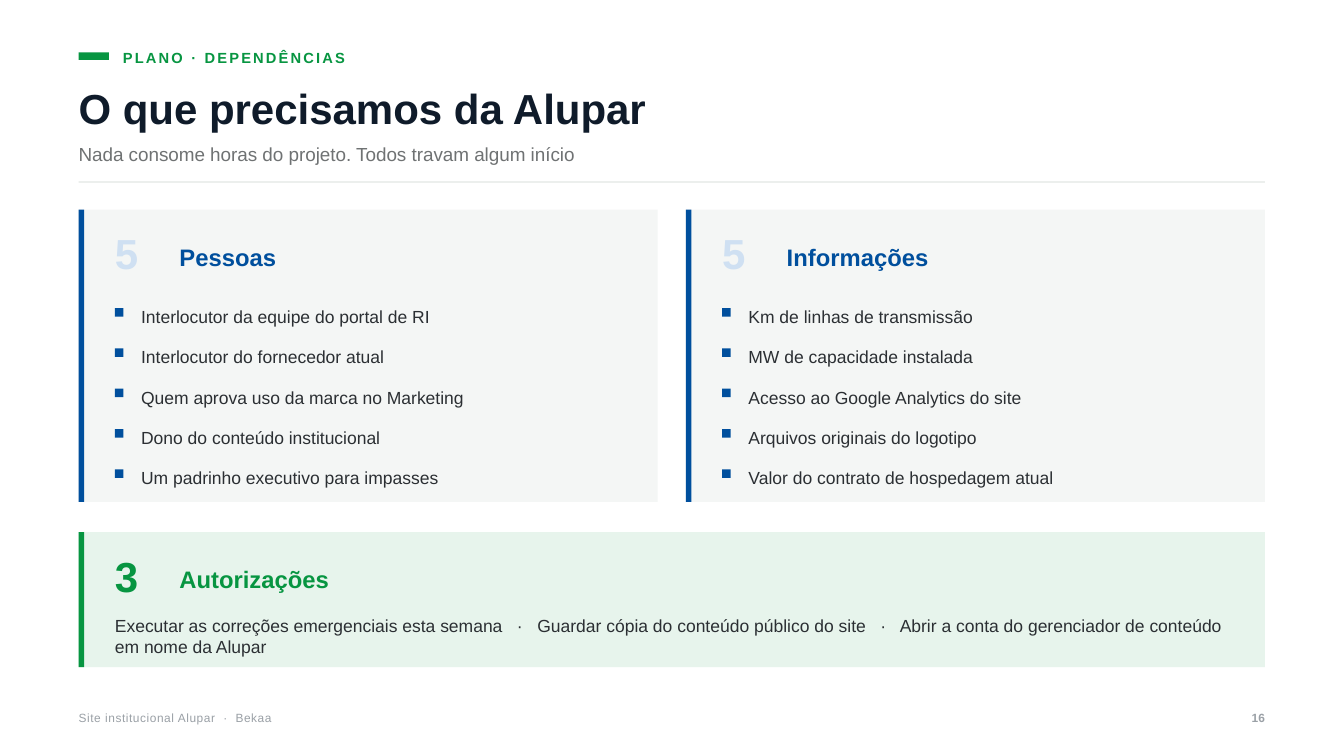
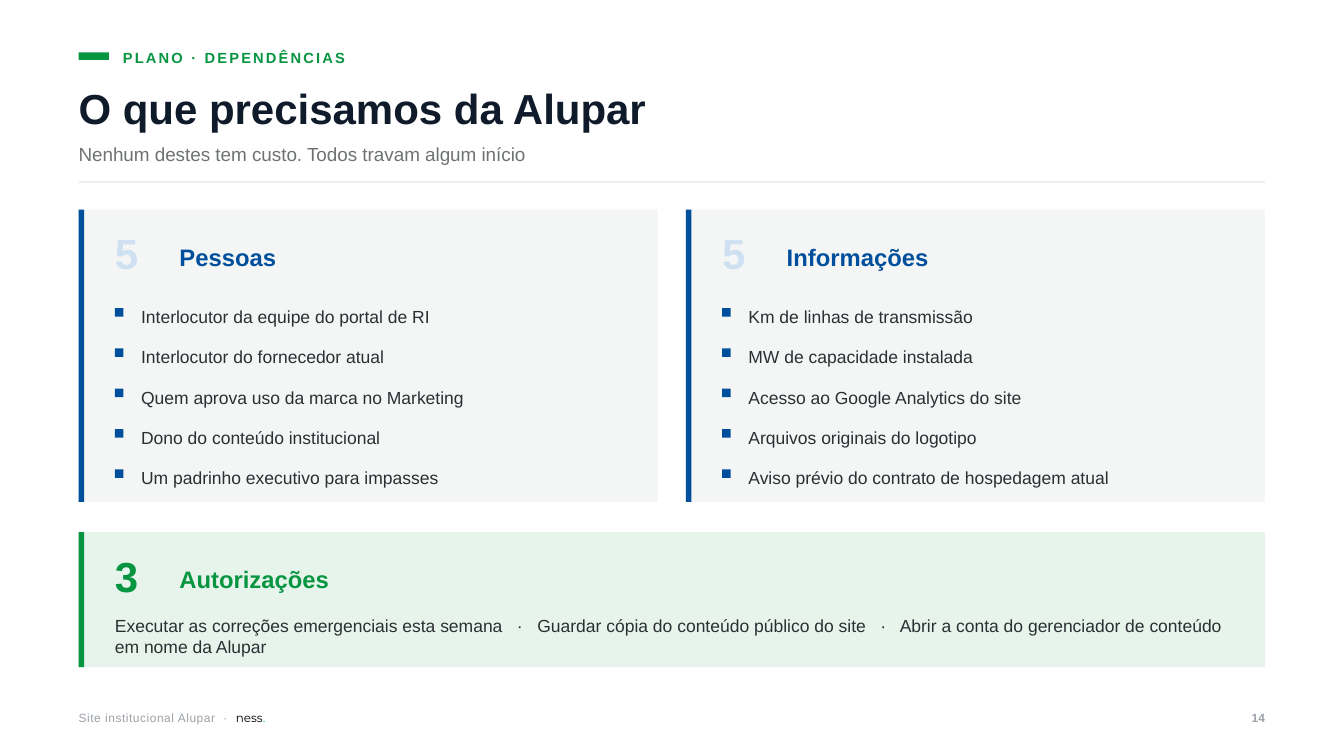
Before and after one commit to nessenergy/sitealupar, a slide deck: slide 15 of apresentacao/apresentacao-alupar.pptx (slide 17 before the commit). Drawn at 1344x756 pixels with LibreOffice and Linux fonts; fonts in the diff are those of the drawing. Boxes give left, top, right and bottom in pixels: in the first picture for what was removed or moved away, otherwise in the second. Text is boxed around its words. In the diff, an @@ line names an element or a change of style, - is before the commit and + after.

Commit message:
docs: proposta em mensalidade, só o institucional, em nome da ness.
A Alupar não tem verba de projeto e já paga R$ 1.500/mês à MZ só pelo
institucional. A proposta passa a ser essa mesma mensalidade, sem
entrada, por 48 meses, com a implantação amortizada dentro dela (D15).

- Apresentação: saem o slide de equipe, os nomes nas responsabilidades e
  as horas por frente; a parte de proposta vira resumo, cobertura,
  comparação com hoje e condições. A autoria passa a ser só da ness.
- rs, pdi e ma ficam fora: seguem hospedados pela ness. e entram depois
  por acréscimo na mensalidade.
- Dossiê, decisões e pendências atualizados: o valor da MZ sai da lista
  de pendências e entra o aviso prévio do contrato.

```diff
--- a/apresentacao/apresentacao-alupar.pptx
+++ b/apresentacao/apresentacao-alupar.pptx
@@ text at box(79, 147, 526, 165): text changed @@
-Nada consome horas do projeto. Todos travam algum início
+Nenhum destes tem custo. Todos travam algum início
@@ text at box(748, 471, 1109, 488): text changed @@
-Valor do contrato de hospedagem atual
+Aviso prévio do contrato de hospedagem atual
@@ text at box(79, 713, 265, 724): text changed @@
-Site institucional Alupar · Bekaa
+Site institucional Alupar · ness.
```
Also in this commit, not shown: 20 other slides changed, 1 slide added, 5 slides removed, 9 other files.
